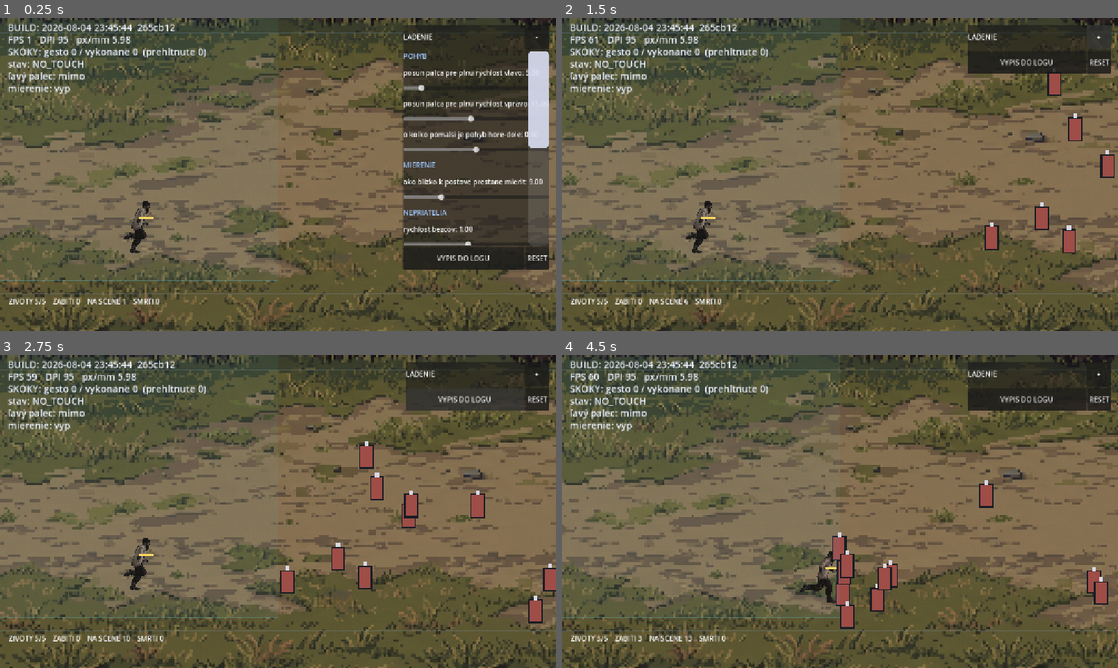
Above: before the commit, frames 1-4 (two rows, left to right).
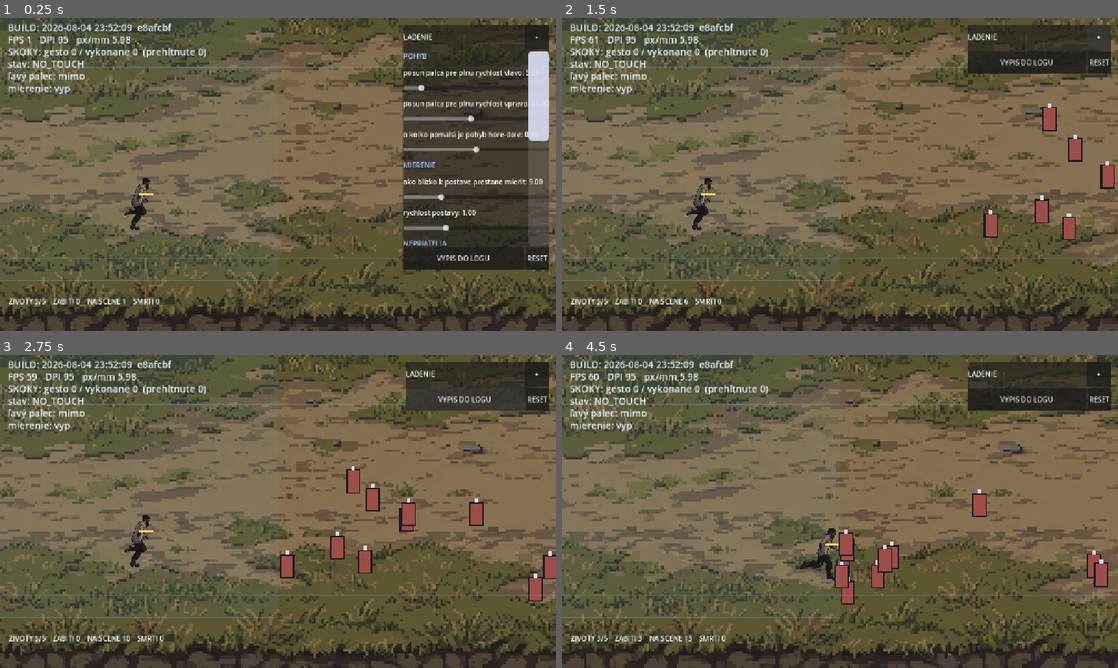
Above: after the commit, the same moments.

Repository: belispav/slavs
Game: Godot game, scene res://scenes/main.tscn
Two runs of this game, one before a commit and one after it. Both use one fixed random seed, a clock stepped at 60 frames per second and the inputs below.
Inputs (mouse positions are in pixels of both pictures, inside the frame that each line leads up to):
- Up to frame 1 (0.25 s): no input
- Up to frame 2 (1.5 s): click "VYPIS DO LOGU" at 0.5 s; click "-" at 1.25 s
- Up to frame 3 (2.75 s): click "VYPIS DO LOGU" at 2 s
- Up to frame 4 (4.5 s): tap Enter (ui_accept) at 2.75, 3.02 s; move the mouse to (962, 495) at 2.77 s; hold D 2.78-3.5 s; hold Space 2.78-3.5 s; click (962, 495) at 2.92 s; drag from (728, 527) to (823, 574) at 3.52 s; move the mouse to (895, 442) at 4.27 s; hold A from 4.28 s (still down); hold L from 4.28 s (still down)

The runs differ from the first frame. In frame 1, 35% of the frame differs, in the area x 0-100%, y 0-100%; in frame 2, 41%; in frame 3, 42%; in frame 4, 41%.

Commit message:
Clamp the feet, not the middle of the body, and frame for a character 130 tall
Two faults, both from treating the character as a point.

The field limits were applied to the body's origin, which sits half the
collision box above the feet. So the character stopped 27 units short of the
water with a visible gap under its boots, and the level had to know how tall the
collision box was to compensate. The level now states where feet may stand and
the player converts.

The framing ignored the drawing entirely. A standing character is 130 units of
picture above its feet, so a band whose top is near the top of the screen cuts
it in half - which is what happened. The margin above the band is now 140.

Those two, plus the camera offset removed in the previous commit, are why no
water appeared: the bottom of the shot was landing on row 1241 and the river
starts at 1252. It was eleven rows out of frame.

This background cannot do everything at once, and that is worth stating. Its
open grass is 652 rows against a 720 row screen, so a full-width band leaves 68
rows for both boundaries and nothing for the character's head. The band is 440
now: full character visible at the back of the field, 20 rows of palisade above,
48 of water below.

Player speed becomes a slider. The stick has a ceiling that copying the thumb
did not, so switching back to it reads as slower.

Diff:
--- a/volya/scripts/build_stamp.gd
+++ b/volya/scripts/build_stamp.gd
@@ -5,4 +5,4 @@
 ##
 ## ZAMERNE tu NIE JE class_name: globalne nazvy tried su v cache, ktoru
 ## headless export neobnovuje, a export by na tom padol.
-const STAMP := "2026-08-04 23:45:44  265cb12"
+const STAMP := "2026-08-04 23:52:09  e8afcbf"
--- a/volya/scripts/debug_overlay.gd
+++ b/volya/scripts/debug_overlay.gd
@@ -164,6 +164,9 @@
 			c.aim_recenter_mm,
 			func(v: float) -> void: Touch.config.aim_recenter_mm = v)
 
+	_add_slider("rychlost postavy", 0.4, 2.5, 0.05, Tuning.player_speed_scale,
+		func(v: float) -> void: Tuning.player_speed_scale = v)
+
 	_add_note("NEPRIATELIA")
 	_add_slider("rychlost bezcov", 0.2, 2.0, 0.05, Tuning.rusher_speed_scale,
 		func(v: float) -> void: Tuning.rusher_speed_scale = v)
@@ -323,6 +326,7 @@
 		"free_move_y_ratio       = %s" % c.free_move_y_ratio,
 		"free_move_follow        = %s" % c.free_move_follow,
 		"free_move_gain          = %s" % c.free_move_gain,
+		"player_speed_scale      = %s" % Tuning.player_speed_scale,
 		"rusher_speed_scale      = %s" % Tuning.rusher_speed_scale,
 		"thrower_speed_scale     = %s" % Tuning.thrower_speed_scale,
 		"gest / vykonane         = %d / %d" % [Touch.jump_count, Touch.jumps_performed],
--- a/volya/scripts/main.gd
+++ b/volya/scripts/main.gd
@@ -32,20 +32,24 @@
 ## The playable field is taken from these, not the other way round. Deciding the
 ## field in screen fractions and then hoping the picture agreed was what made
 ## the earlier attempts feel wrong - the character could walk into the river.
-## Measured on env_02: grass begins at the foot of the palisade around row 555
-## and the bank drops into the river around row 1255.
-##
-## The walkable band stops short of the bank on purpose. Using all 700 rows left
-## a 720 unit screen with ten units of palisade above and ten of river below -
-## the boundaries were there but invisible, so the field looked like it ended
-## for no reason. Ending on grass instead reads as walking up to the water.
-const BG_WALK_TOP := 555.0
-const BG_WALK_BOTTOM := 1155.0
-
-## How much of the palisade stays in view above the field. The rest of the
-## screen's spare height goes below, where the river is - the far boundary only
-## needs to be suggested, the near one is what the player reads position from.
-const BG_MARGIN_TOP := 34.0
+## Rows of env_02 the character's FEET may stand on.
+##
+## Measured: palisade ends around row 600, grass runs to about 1252, water below
+## that. The grass is 652 rows and the screen is 720, which is the whole
+## difficulty - a 720 row window has only 68 rows to spend on everything that is
+## not grass, and the character alone needs 130 of them above the band or its
+## head leaves the screen.
+##
+## So the band is deliberately shorter than the grass. The rows above it are
+## where the character's upper body goes; the rows below it carry the bank and
+## the water.
+const BG_WALK_TOP := 720.0
+const BG_WALK_BOTTOM := 1160.0
+
+## Rows kept in view above the top of the band. Has to clear a standing
+## character - 130 units of drawing above its feet - or walking to the back of
+## the field cuts it in half.
+const BG_MARGIN_TOP := 140.0
 
 var player            # untyped on purpose: the script is attached at runtime
 var bullets: Array = []
@@ -185,10 +189,10 @@
 	add_child(player)
 	player.global_position = Vector2(240, GROUND_Y - 120.0)
 	player.spawn_point = player.global_position
-	player.field_top = GROUND_Y - field_height()
-	player.field_bottom = GROUND_Y
-	player.field_left = LEVEL_LEFT + 40.0
-	player.field_right = LEVEL_RIGHT - 40.0
+	# The field is stated in terms of where the feet may stand. The player turns
+	# that into a limit on its own origin, which sits half a body higher.
+	player.set_foot_field(GROUND_Y - field_height(), GROUND_Y,
+		LEVEL_LEFT + 40.0, LEVEL_RIGHT - 40.0)
 
 	if Touch.config.free_movement:
 		var view: float = get_viewport_rect().size.y
@@ -196,9 +200,10 @@
 		var bottom: float
 		if field_height() <= view:
 			# The field fits on screen, so the camera has nothing to follow.
-			# Locked, and framed low: a little palisade above, the rest of the
-			# spare height given to the river below.
-			top = player.field_top - BG_MARGIN_TOP
+			# Framed from the top of the band, leaving room above it for the
+			# character's body; whatever is left over falls below, where the
+			# bank and the water are.
+			top = (GROUND_Y - field_height()) - BG_MARGIN_TOP
 			bottom = top + view
 		else:
 			# Taller than the screen, so the camera travels - but never past
--- a/volya/scripts/player.gd
+++ b/volya/scripts/player.gd
@@ -25,9 +25,13 @@
 var _cam: Camera2D
 var _sprite: AnimatedSprite2D          # null when no frames have been rendered yet
 
-## Vertical bounds of the walkable field in free movement, set by the level.
-## A limit rather than a wall: a solid ceiling ends up drawn on screen and
-## swallows most of the view.
+## Bounds of the walkable field in free movement, set by the level. Limits
+## rather than walls: a solid body ends up drawn over the background.
+##
+## Held in the body's own coordinates, but set from where the FEET may stand -
+## see set_foot_field. Clamping the origin directly was wrong by half a body
+## height, which showed up as the character stopping well short of the water
+## with a gap under its boots.
 var field_top: float = -1e9
 var field_bottom: float = 1e9
 var field_left: float = -1e9
@@ -131,6 +135,18 @@
 
 	add_child(_sprite)
 	_sprite.play()
+
+
+## The field, given as where the character's feet may stand.
+##
+## The level knows the ground in the picture; it has no business knowing how
+## tall the collision box is. Converting here keeps that in one place.
+func set_foot_field(top: float, bottom: float, left: float, right: float) -> void:
+	var feet: float = SIZE.y * 0.5
+	field_top = top - feet
+	field_bottom = bottom - feet
+	field_left = left
+	field_right = right
 
 
 func set_camera_limits(left: float, right: float, top: float, bottom: float) -> void:
@@ -232,7 +248,8 @@
 	var accel: float = Tuning.AIR_ACCEL
 	if is_on_floor():
 		accel = Tuning.GROUND_DECEL if is_zero_approx(ix) else Tuning.GROUND_ACCEL
-	velocity.x = move_toward(velocity.x, ix * Tuning.RUN_SPEED, accel * delta)
+	velocity.x = move_toward(velocity.x,
+		ix * Tuning.RUN_SPEED * Tuning.player_speed_scale, accel * delta)
 
 	if is_on_floor():
 		_coyote = Tuning.COYOTE_TIME
@@ -263,7 +280,7 @@
 
 		var accel: float = Tuning.GROUND_DECEL if wish.is_zero_approx() \
 			else Tuning.GROUND_ACCEL
-		var goal: Vector2 = wish * Tuning.RUN_SPEED
+		var goal: Vector2 = wish * Tuning.RUN_SPEED * Tuning.player_speed_scale
 		velocity.x = move_toward(velocity.x, goal.x, accel * delta)
 		velocity.y = move_toward(velocity.y, goal.y, accel * delta)
 
--- a/volya/scripts/tuning.gd
+++ b/volya/scripts/tuning.gd
@@ -109,6 +109,9 @@
 ## into the constant and the multiplier returns to 1.
 var rusher_speed_scale: float = 1.0
 var thrower_speed_scale: float = 1.0
+## The stick has a speed ceiling that copying the thumb did not, so switching
+## back to it reads as slower. Tunable rather than argued about.
+var player_speed_scale: float = 1.0
 
 ## Throwers are the rare ones that force you to move. Slow, dodgeable shots:
 ## fast projectiles turned the game into a reflex test and killed the mowing.
